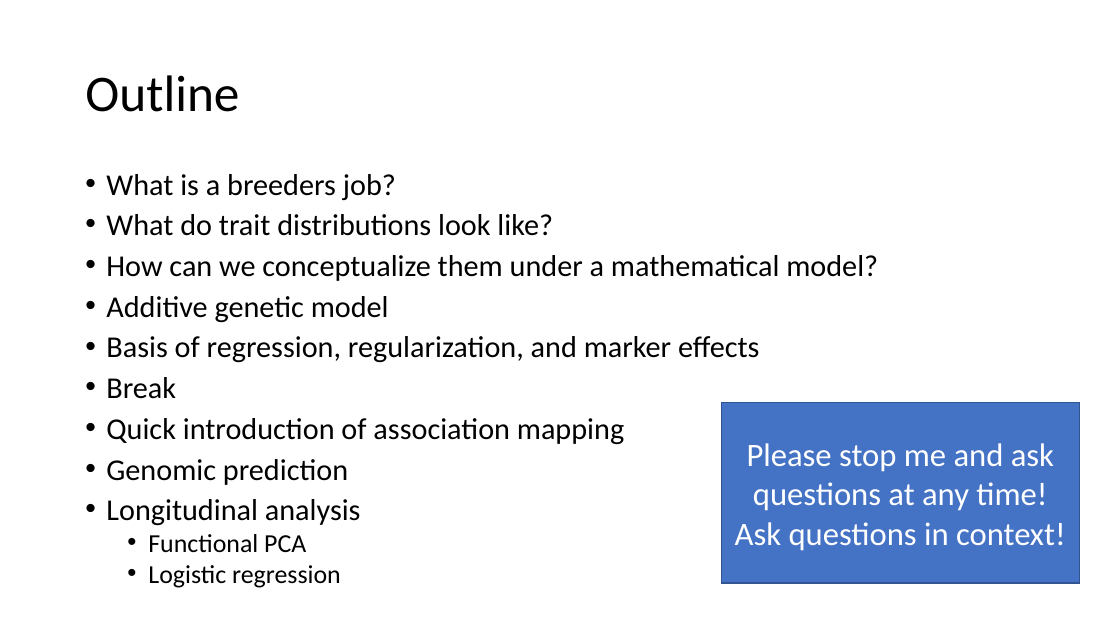
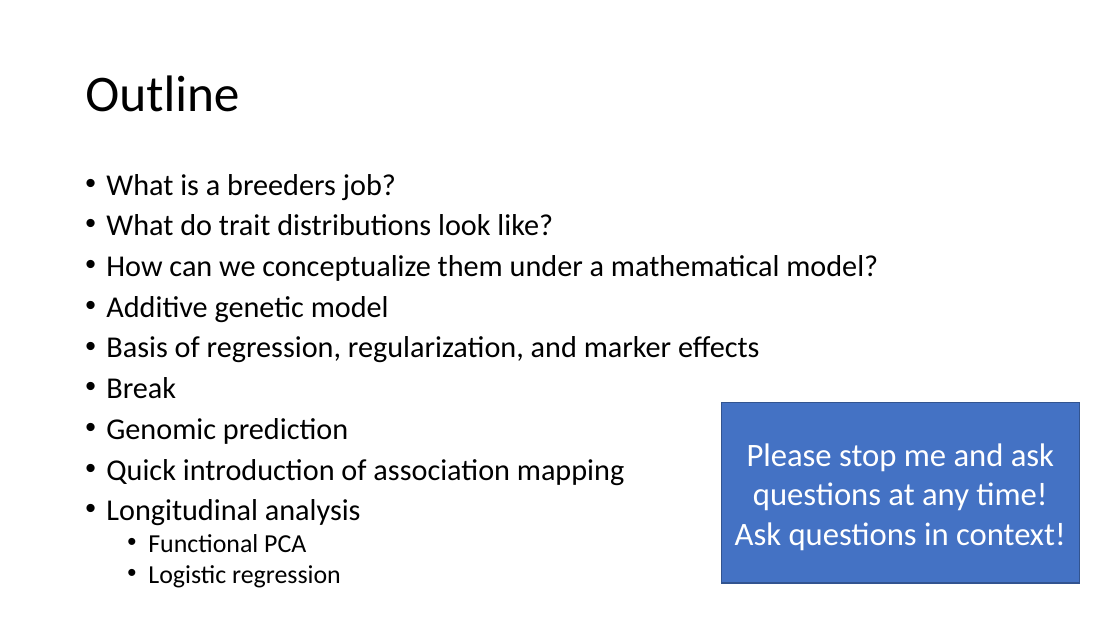
Before and after one commit to ter56/September2_2021_class, a slide deck: slide 3 of AdditiveModels_9_2_2021.pptx. Drawn at 1120x630 pixels with LibreOffice and Linux fonts; fonts in the diff are those of the drawing. Boxes give left, top, right and bottom in pixels: in the first picture for what was removed or moved away, otherwise in the second. Text is boxed around its words. In the diff, an @@ line names an element or a change of style, - is before the commit and + after.

```diff
--- a/AdditiveModels_9_2_2021.pptx
+++ b/AdditiveModels_9_2_2021.pptx
@@ text at (x1=106, y1=418, x2=348, y2=444): paragraph added @@
+• Genomic prediction
@@ text at (x1=106, y1=459, x2=348, y2=485): paragraph removed @@
-• Genomic prediction
```
Also in this commit, not shown: 4 other slides changed, 1 slide added, 1 other file.
